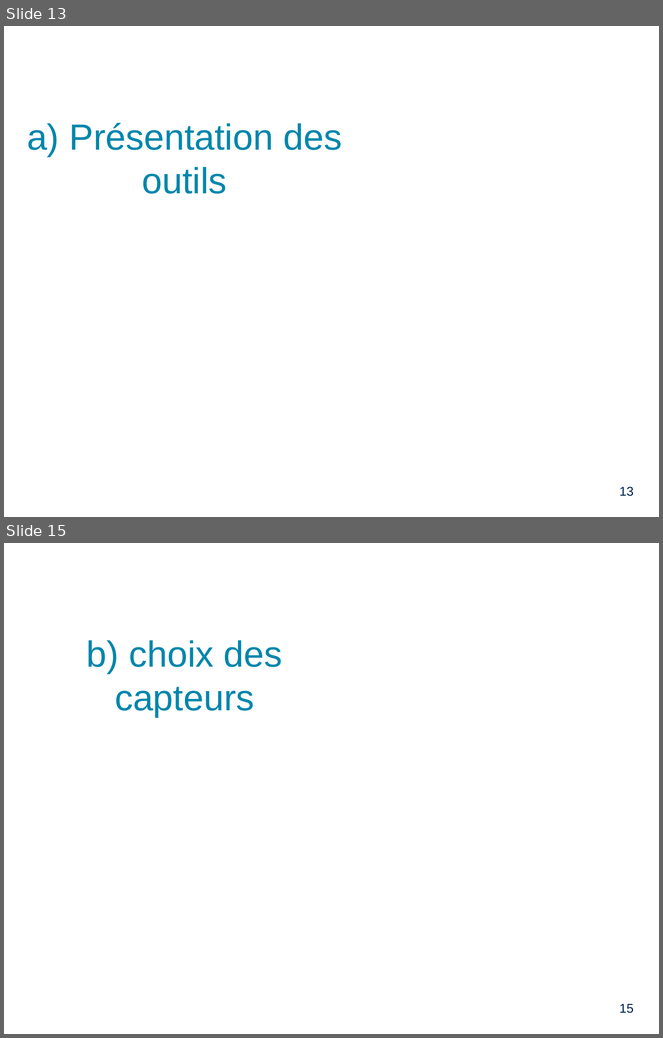
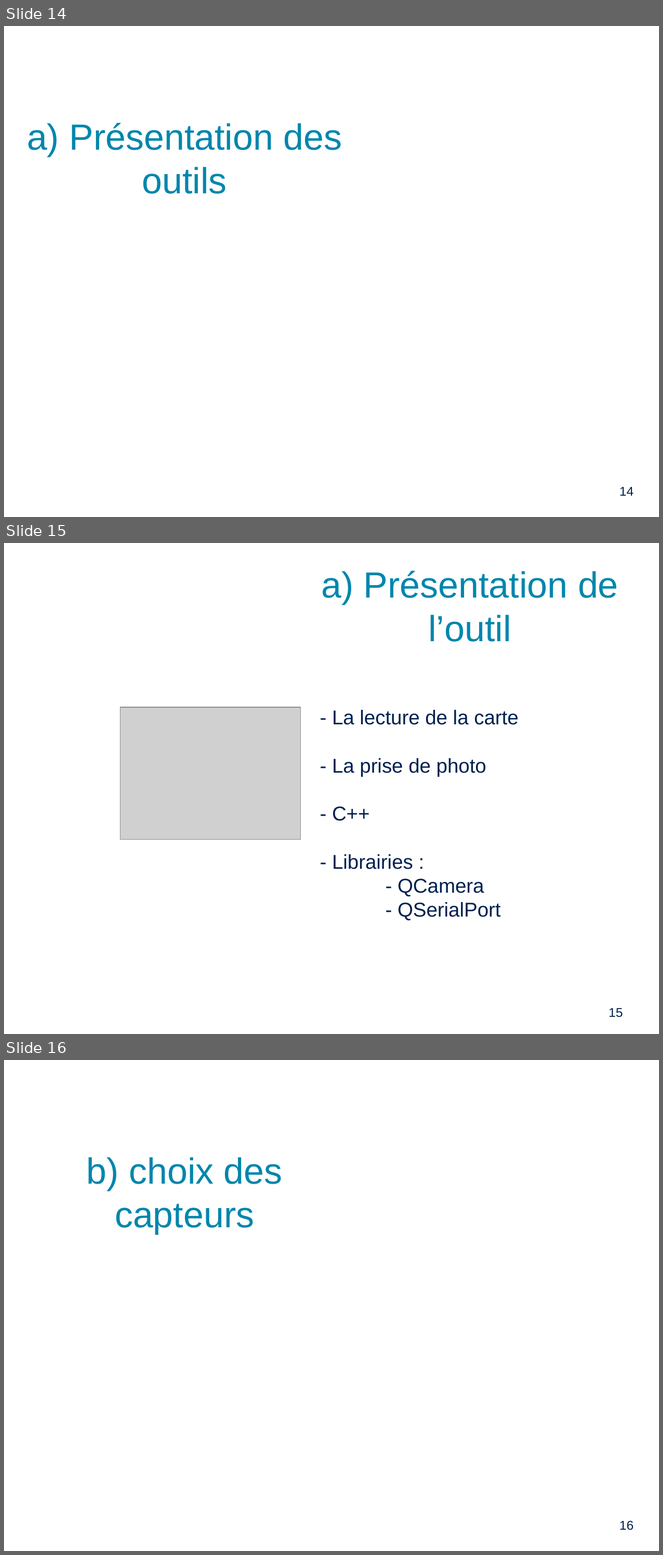
Before and after one commit to PinaudLucas/Projet, a slide deck: Lucas/Revue_2.odp. Shown one above the other, each under a label of ours: slides 13 and 15 before the commit, slides 14, 15 and 16 after it; the slides between them are not shown. The pictures are 663x1038 and 663x1555 pixels, drawn with LibreOffice and Linux fonts; fonts in the diff are those of the drawing; grey boxes stand for pictures; background and template pictures are left out. Boxes give left, top, right and bottom in pixels: in the first picture for what was removed or moved away, otherwise in the second. Text is boxed around its words. In the diff, an @@ line names an element or a change of style, - is before the commit and + after.

```diff
--- a/Lucas/Revue_2.odp
+++ b/Lucas/Revue_2.odp
@@ slide 15 added at (4,543,659,1034), background picture (left out) @@
@@ title added at (321,571,619,642), 40 pt, text #0086AC @@
+a) Présentation de l’outil
@@ picture added at (120,707,301,840) @@
@@ text added at (332,710,518,921), 22 pt, text #00204F @@
+- La lecture de la carte
+- La prise de photo
+- C++
+- Librairies :
+- QCamera
+- QSerialPort
@@ page number added at (609,1008,623,1018), 14 pt, text #00204F @@
+15
@@ what was slide 13 is now slide 14 @@
@@ page number at (620,487,634,496): text changed @@
-13
+14
@@ what was slide 15 is now slide 16 @@
@@ page number at (620,1521,634,1531): text changed @@
-15
+16
```
Also in this commit, not shown: 3 slides changed, 2 other slides added, 2 slides removed, 4 other files.
